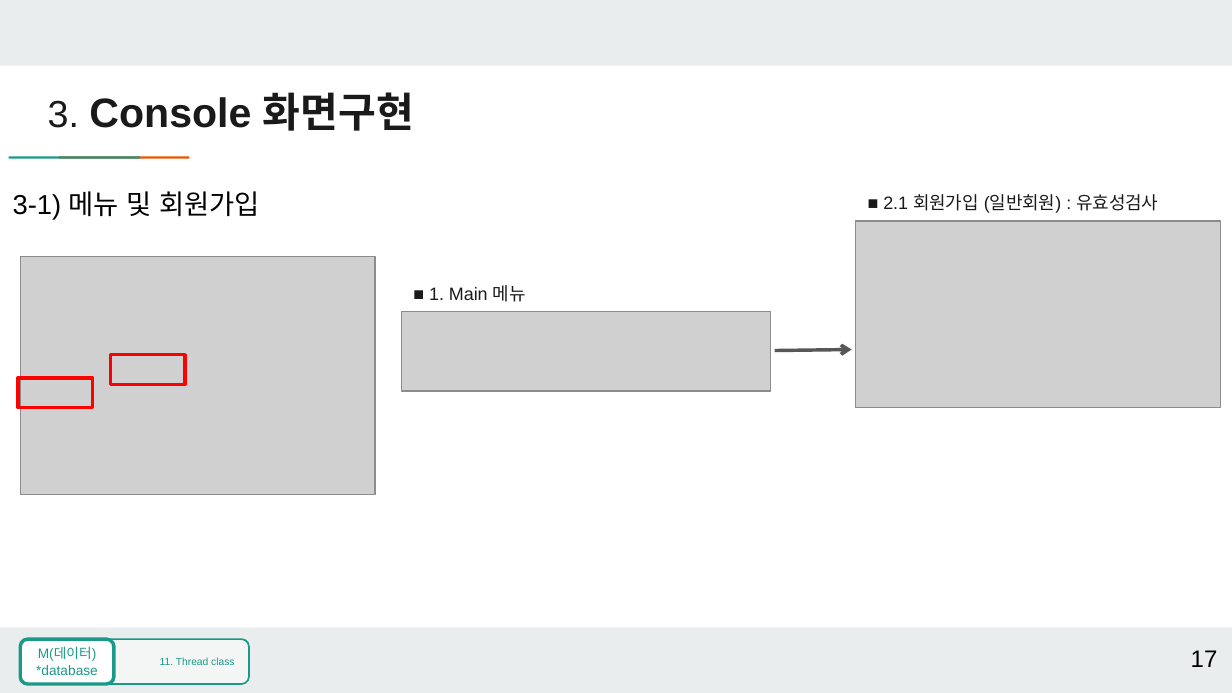
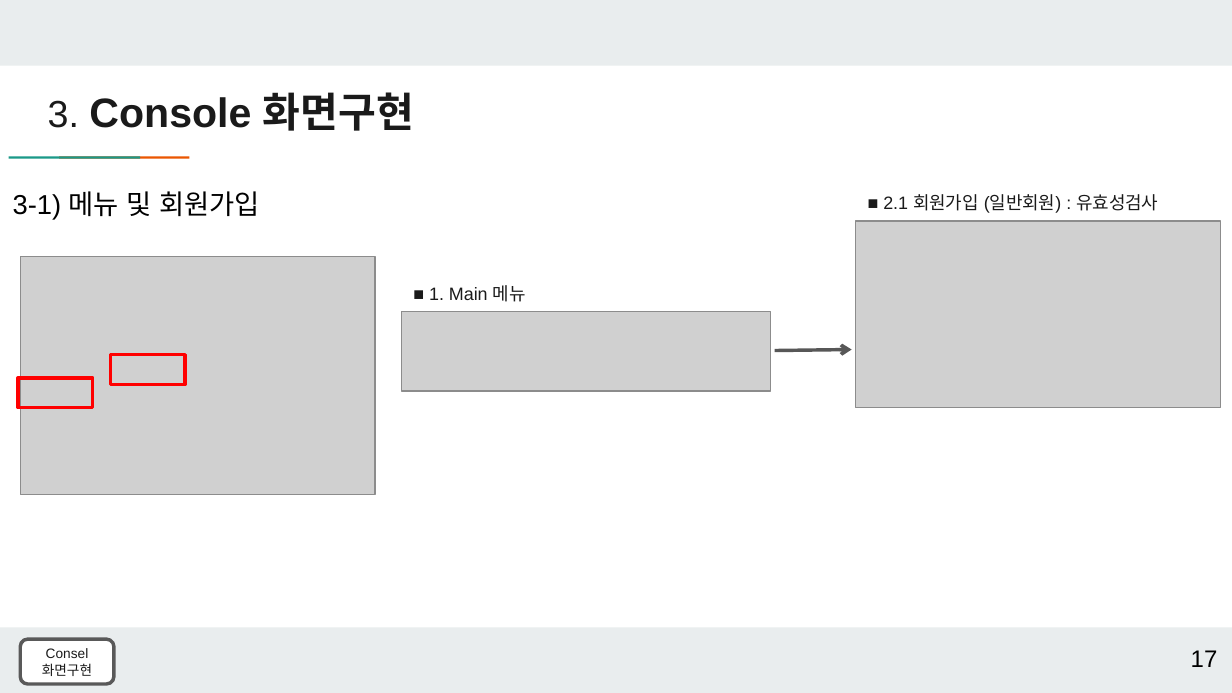
Before and after one commit to yongbeomj/Java-Console-Project, a slide deck: slide 17 of TeamProject/src/ppt/3조_호텔예약프로그램(장용범,김태호,신우현).pptx. Drawn at 1232x693 pixels with LibreOffice and Linux fonts; fonts in the diff are those of the drawing; grey boxes stand for pictures; background and template pictures are left out. Boxes give left, top, right and bottom in pixels: in the first picture for what was removed or moved away, otherwise in the second. Text is boxed around its words. In the diff, an @@ line names an element or a change of style, - is before the commit and + after.

```diff
--- a/TeamProject/src/ppt/3조_호텔예약프로그램(장용범,김태호,신우현).pptx
+++ b/TeamProject/src/ppt/3조_호텔예약프로그램(장용범,김태호,신우현).pptx
@@ rounded rectangle "Consel 화면구현" at (20, 639, 113, 684): outline #1A9988 2 pt to #595959 2 pt @@
@@ rounded rectangle removed at (20, 639, 249, 684) @@
-11. Thread class
@@ text in rounded rectangle at (42, 648, 92, 676): text changed; text colour #1A9988 to #1A1A1A @@
-M(데이터)
-*database
+Consel
+화면구현
```
Also in this commit, not shown: 7 other slides changed, 1 other file.
